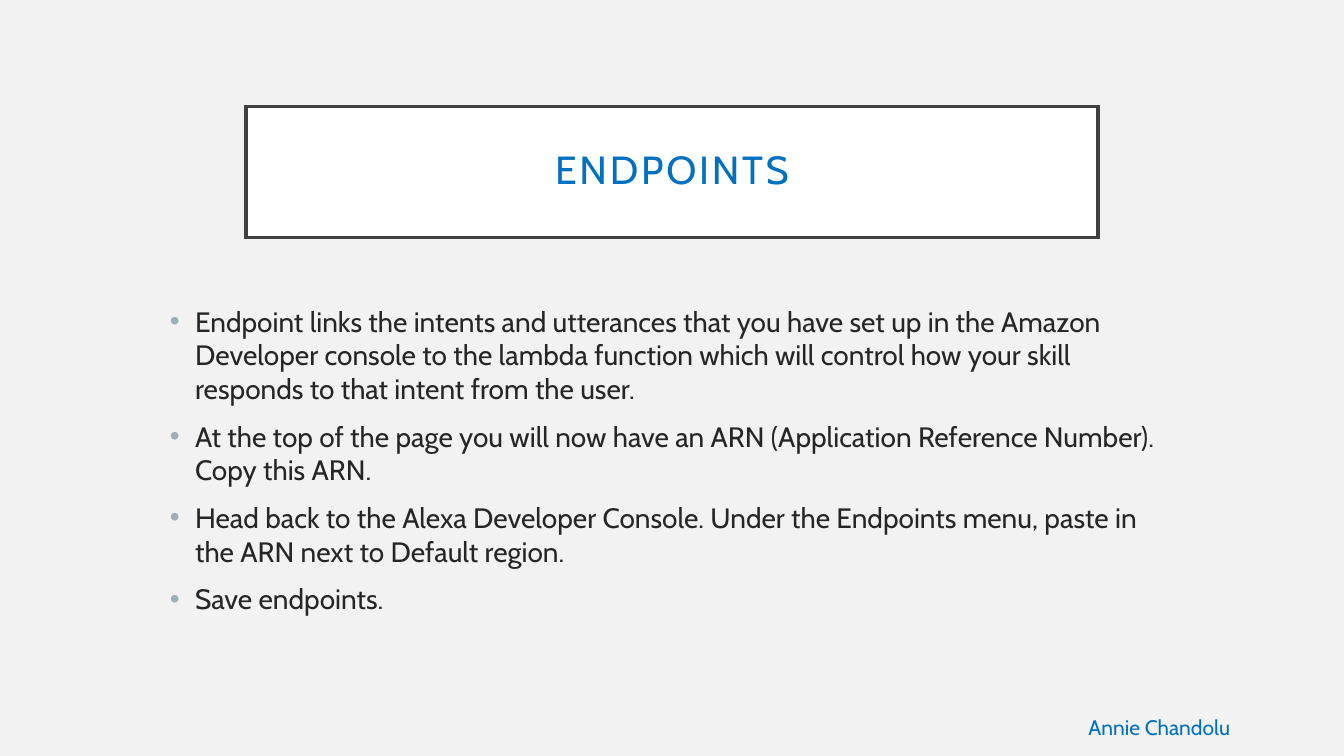
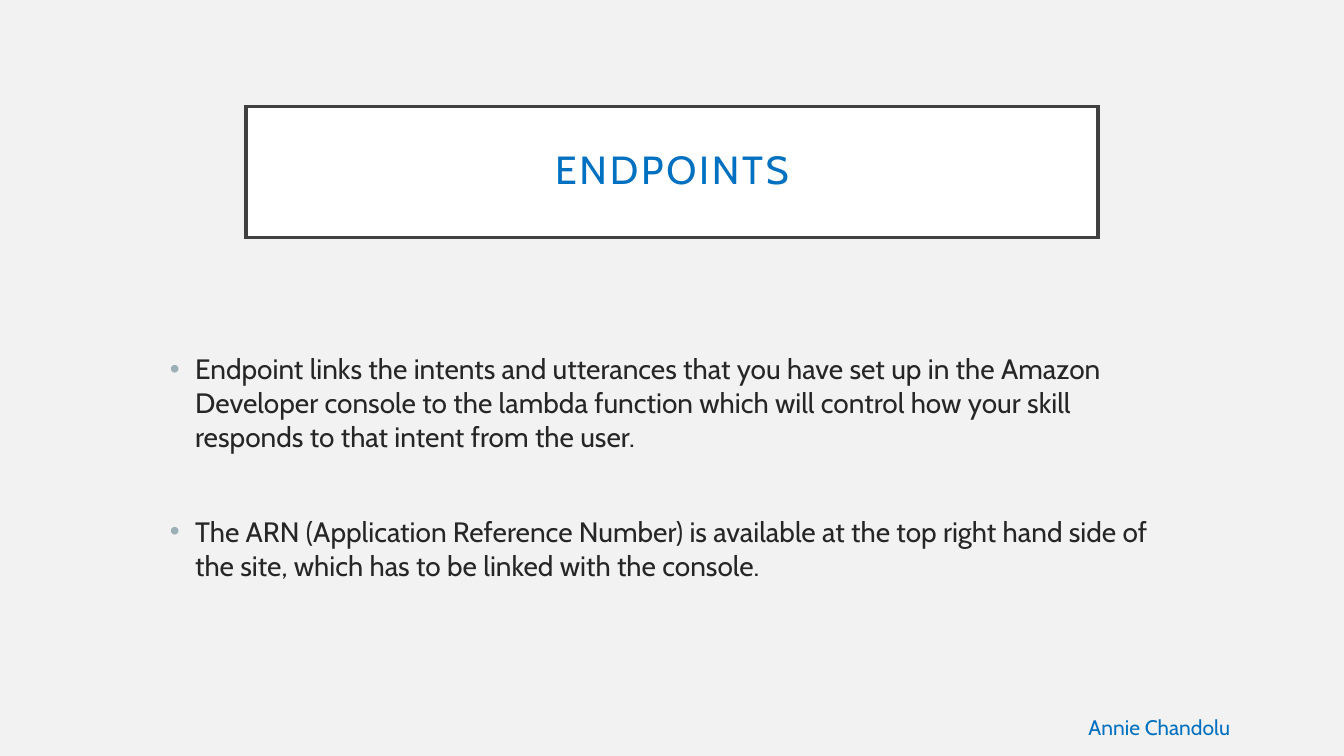
Before and after one commit to alekhyajaddu/alexa-project, a slide deck: slide 13 of Alexa ppt.pptx. Drawn at 1344x756 pixels with LibreOffice and Linux fonts; fonts in the diff are those of the drawing. Boxes give left, top, right and bottom in pixels: in the first picture for what was removed or moved away, otherwise in the second. Text is boxed around its words. In the diff, an @@ line names an element or a change of style, - is before the commit and + after.

```diff
--- a/Alexa ppt.pptx
+++ b/Alexa ppt.pptx
@@ text at bbox=[195, 521, 1148, 579]: text changed @@
-• At the top of the page you will now have an ARN (Application Reference Number). Copy this ARN.
-• Head back to the Alexa Developer Console. Under the Endpoints menu, paste in the ARN next to Default region.
-• Save endpoints.
+• The ARN (Application Reference Number) is available at the top right hand side of the site, which has to be linked with the console.
```
Also in this commit, not shown: 7 other slides changed.
